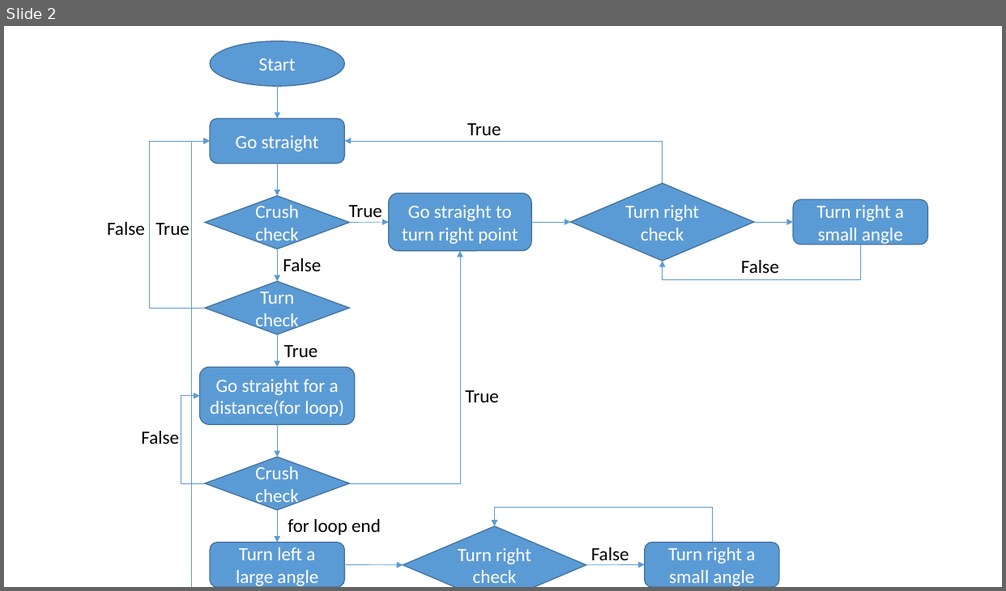
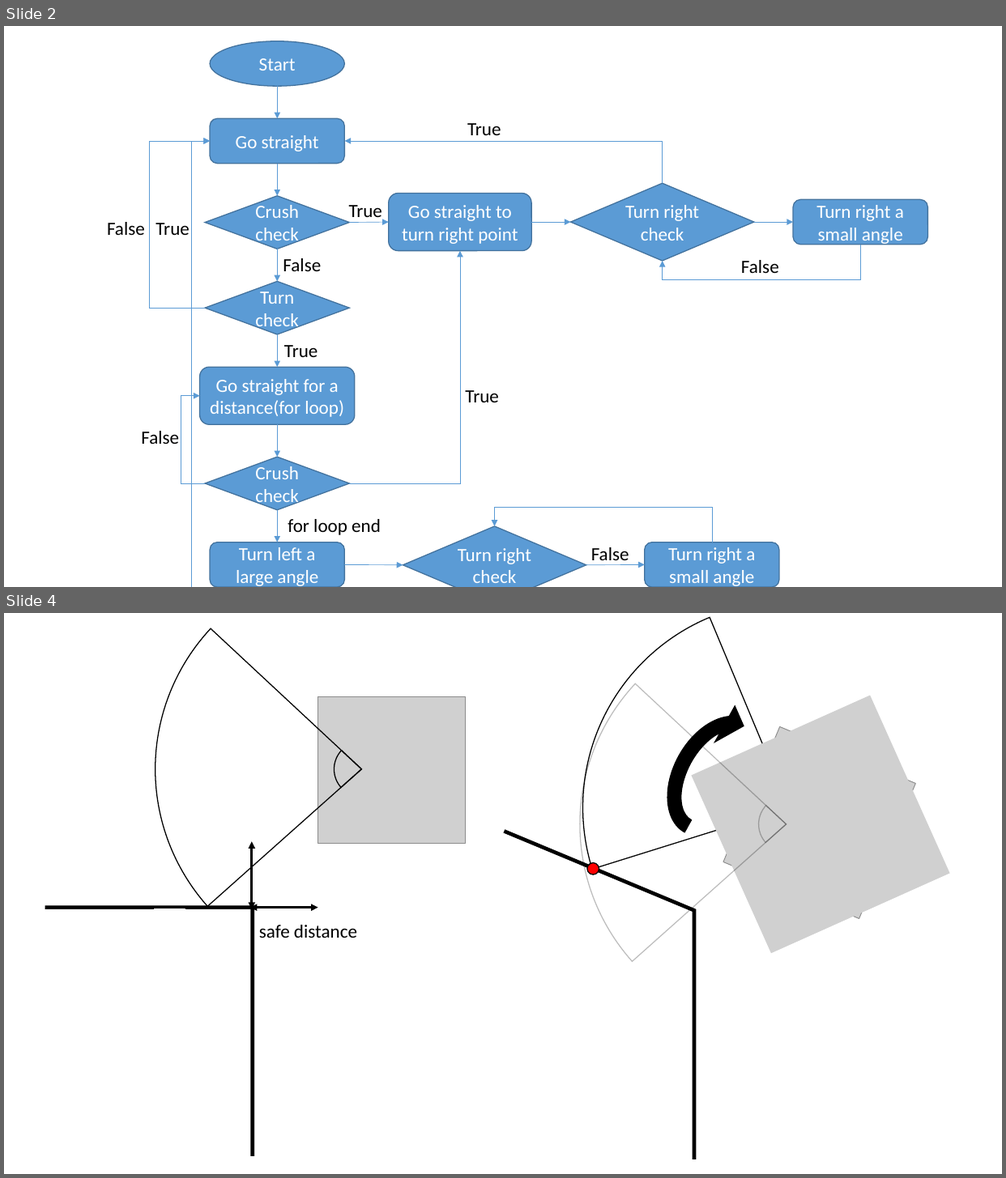
Before and after one commit to noidname01/UV_Robotic_Challenge-Software, a slide deck: navi_flow_chart.pptx. Shown one above the other, each under a label of ours: slide 2 before the commit, slides 2 and 4 after it; the slides between them are not shown. The pictures are 1006x591 and 1006x1178 pixels, drawn with LibreOffice and Linux fonts; fonts in the diff are those of the drawing; grey boxes stand for pictures. Boxes give left, top, right and bottom in pixels: in the first picture for what was removed or moved away, otherwise in the second. Text is boxed around its words. In the diff, an @@ line names an element or a change of style, - is before the commit and + after.

```diff
--- a/navi_flow_chart.pptx
+++ b/navi_flow_chart.pptx
@@ slide 4 added at (x1=4, y1=613, x2=1002, y2=1174), background #FFFFFF @@
@@ pie slice (boxed as its full ellipse) added at (x1=569, y1=613, x2=1002, y2=1028), outline #000000 1 pt @@
@@ pie slice (boxed as its full ellipse) added at (x1=760, y1=778, x2=818, y2=837), outline #000000 1 pt @@
@@ group added at (x1=504, y1=613, x2=1002, y2=1160): 3 rectangles, 2 pictures, 2 pie slice (boxed as its full ellipse)s, 1 circular arrow, 1 ellipse @@
@@ group added at (x1=45, y1=613, x2=627, y2=1157): 3 rectangles, 2 double arrows, 2 pie slice (boxed as its full ellipse)s, 1 picture, 1 text @@
+safe distance
```
Also in this commit, not shown: 4 other slides added.
